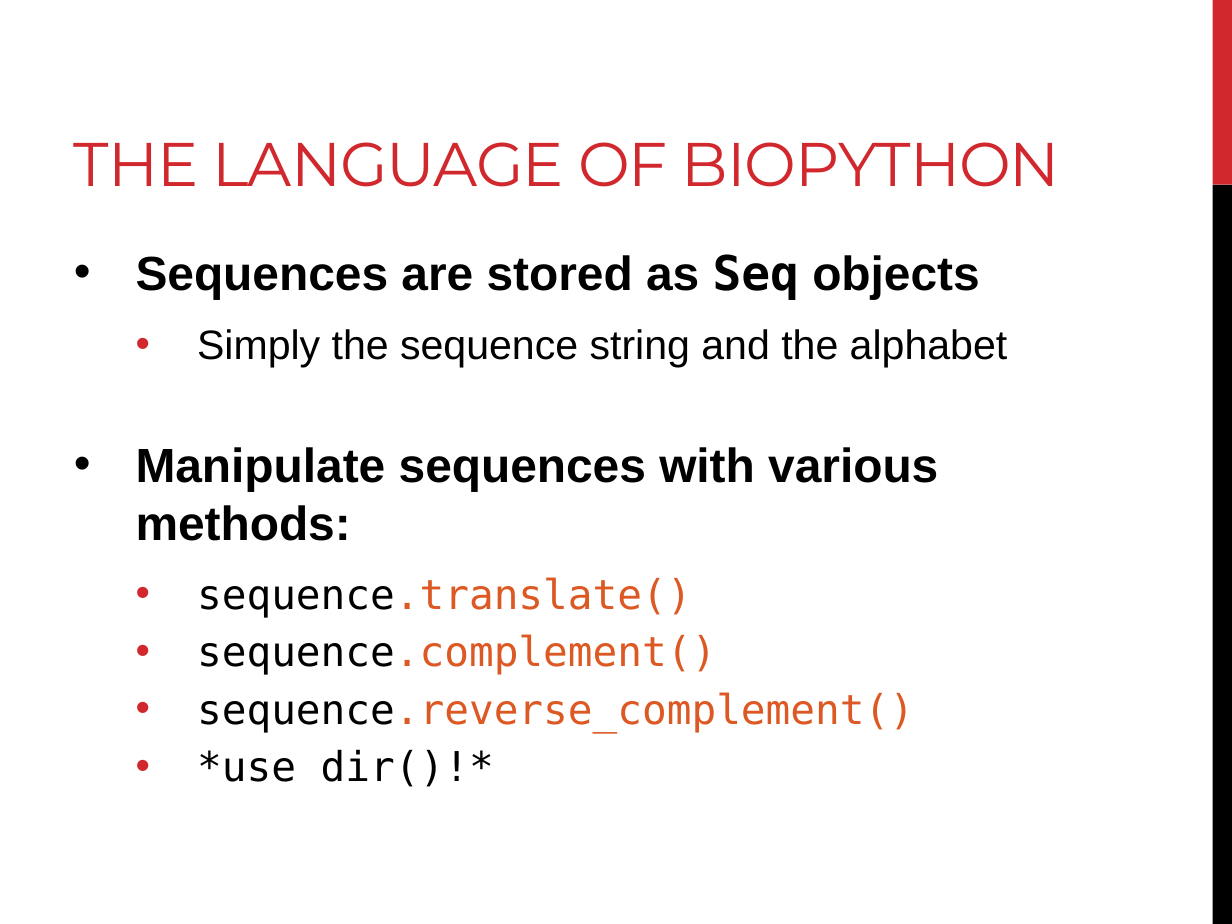
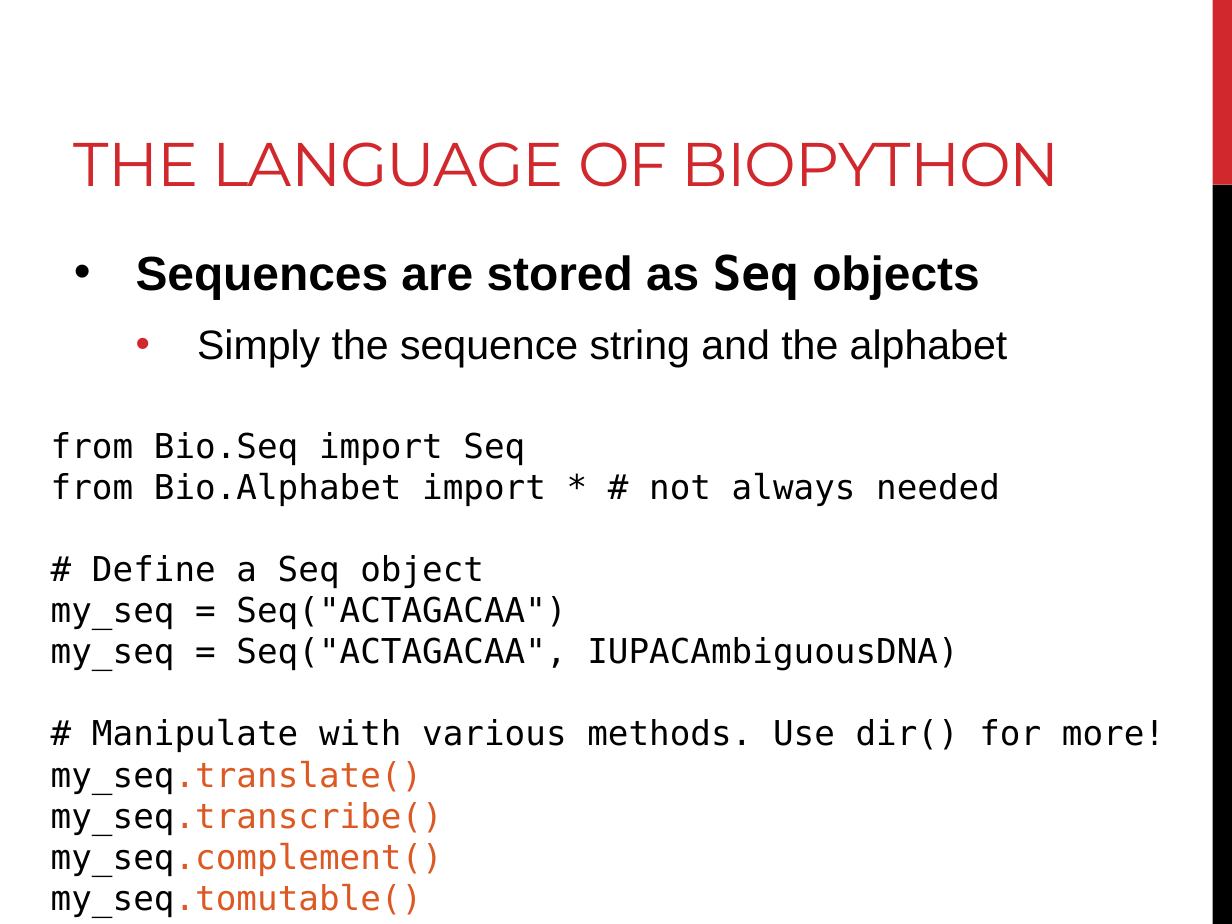
Before and after one commit to BjornFJohansson/ccbb_bigdata2015_python, a slide deck: slide 22 of slides/day4_slides.pptx (slide 23 before the commit). Drawn at 1232x924 pixels with LibreOffice and Linux fonts; fonts in the diff are those of the drawing. Boxes give left, top, right and bottom in pixels: in the first picture for what was removed or moved away, otherwise in the second. Text is boxed around its words. In the diff, an @@ line names an element or a change of style, - is before the commit and + after.

```diff
--- a/slides/day4_slides.pptx
+++ b/slides/day4_slides.pptx
@@ text added at (51, 432, 1165, 918), 20 pt, text #000000 @@
+from Bio.Seq import Seq
+from Bio.Alphabet import * # not always needed
+# Define a Seq object
+my_seq = Seq("ACTAGACAA")
+my_seq = Seq("ACTAGACAA", IUPACAmbiguousDNA)
+# Manipulate with various methods. Use dir() for more!
+my_seq.translate()
+my_seq.transcribe()
+my_seq.complement()
+my_seq.tomutable()
@@ text at (136, 447, 938, 787): paragraphs removed @@
-• Manipulate sequences with various methods:
-  • sequence.translate()
-  • sequence.complement()
-  • sequence.reverse_complement()
-  • *use dir()!*
```
Also in this commit, not shown: 18 other slides changed, 10 slides added, 5 slides removed, 3 other files.
